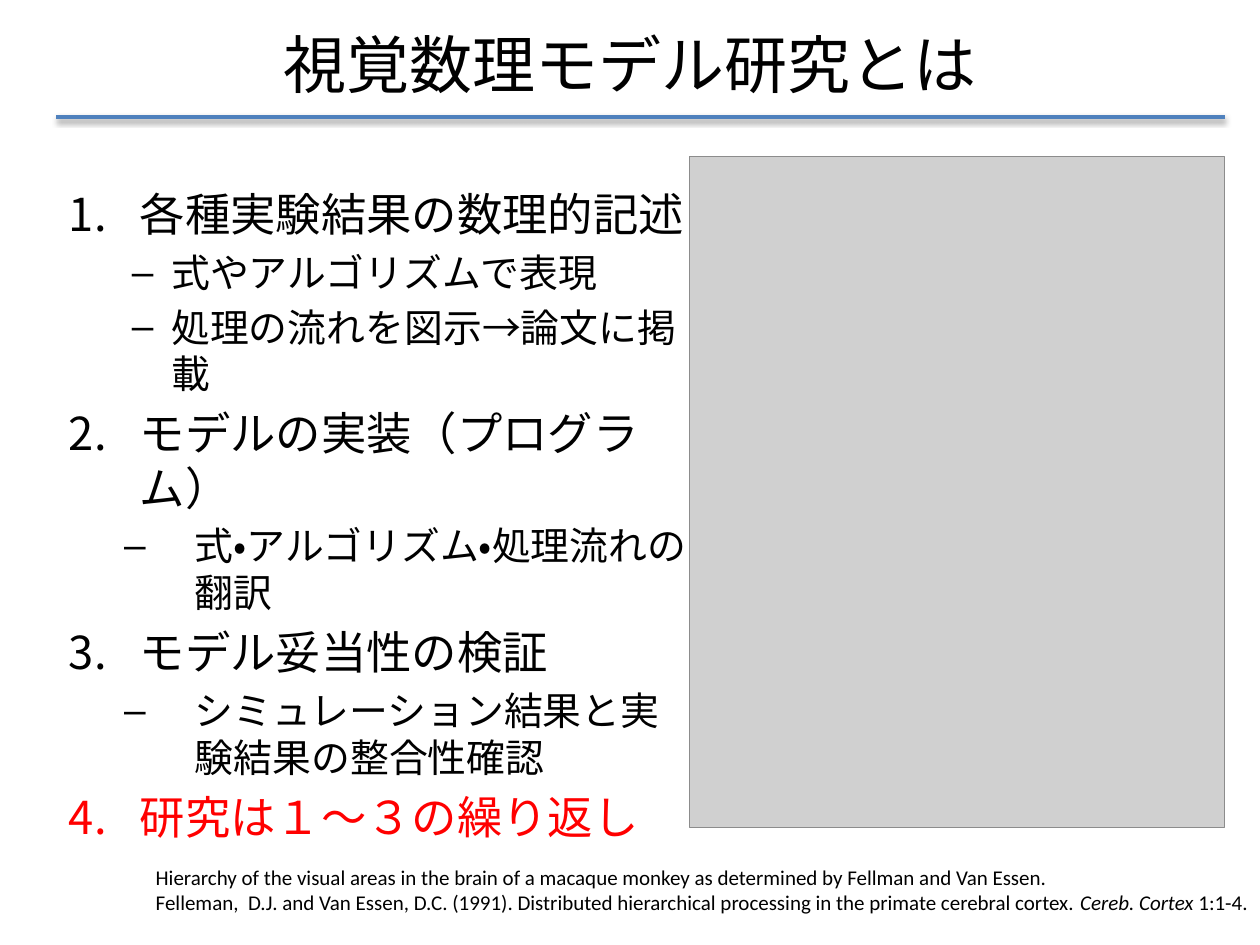
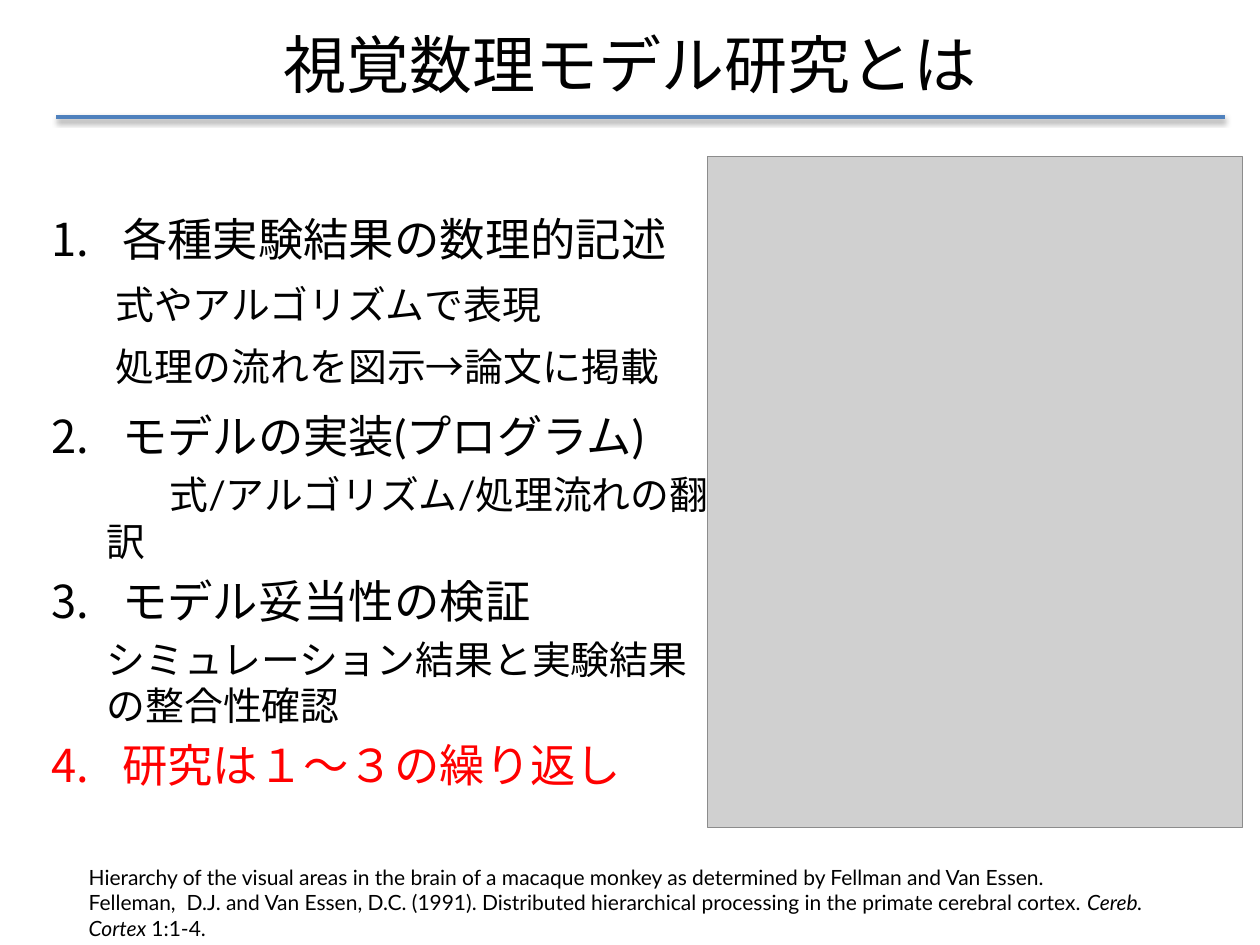
Before and after one commit to f-akazawa/akaz_uecdevelop, a slide deck: slide 3 of doc/中間発表資料.pptx. Drawn at 1260x945 pixels with LibreOffice and Linux fonts; fonts in the diff are those of the drawing; grey boxes stand for pictures. Boxes give left, top, right and bottom in pixels: in the first picture for what was removed or moved away, otherwise in the second. Text is boxed around its words. In the diff, an @@ line names an element or a change of style, - is before the commit and + after.

Commit message:
本文をメイリオに変更等、体裁を整えたバージョン
内容に変化なし

```diff
--- a/doc/中間発表資料.pptx
+++ b/doc/中間発表資料.pptx
@@ text "各種実験結果の数理的記述": place and size @@
-text "各種実験結果の数理的記述" at (140, 192, 686, 776)
+text "各種実験結果の数理的記述" at (107, 217, 709, 786)
@@ picture: place and size @@
-picture at (689, 158, 1225, 828)
+picture at (708, 158, 1244, 828)
@@ text at (107, 217, 688, 786): font Calibri to Lato in "各種実験結果の数理的記述", "式やアルゴリズムで表現", "処理の流れを図示→論文に掲載", "モデル妥当性の検証" and 2 more places; line spacing 1 to 1.6; bullet – to none; line spacing 1 to 1.1; more space between paragraphs @@
@@ text at (122, 414, 709, 519): text changed; font Calibri to Lato @@
-2. モデルの実装（プログラム）
-  – 式・アルゴリズム・処理流れの翻訳
+2. モデルの実装(プログラム)
+  式/アルゴリズム/処理流れの翻訳
@@ text "Hierarchy of the visual areas ...": place and size @@
-text "Hierarchy of the visual areas ..." at (156, 870, 1247, 914)
+text "Hierarchy of the visual areas ..." at (89, 869, 1143, 914)
@@ text "Hierarchy of the visual areas ..." at (89, 869, 1143, 914): font Calibri to Lato @@
```
Also in this commit, not shown: 18 other slides changed, 1 slide added, 6 slides removed.
